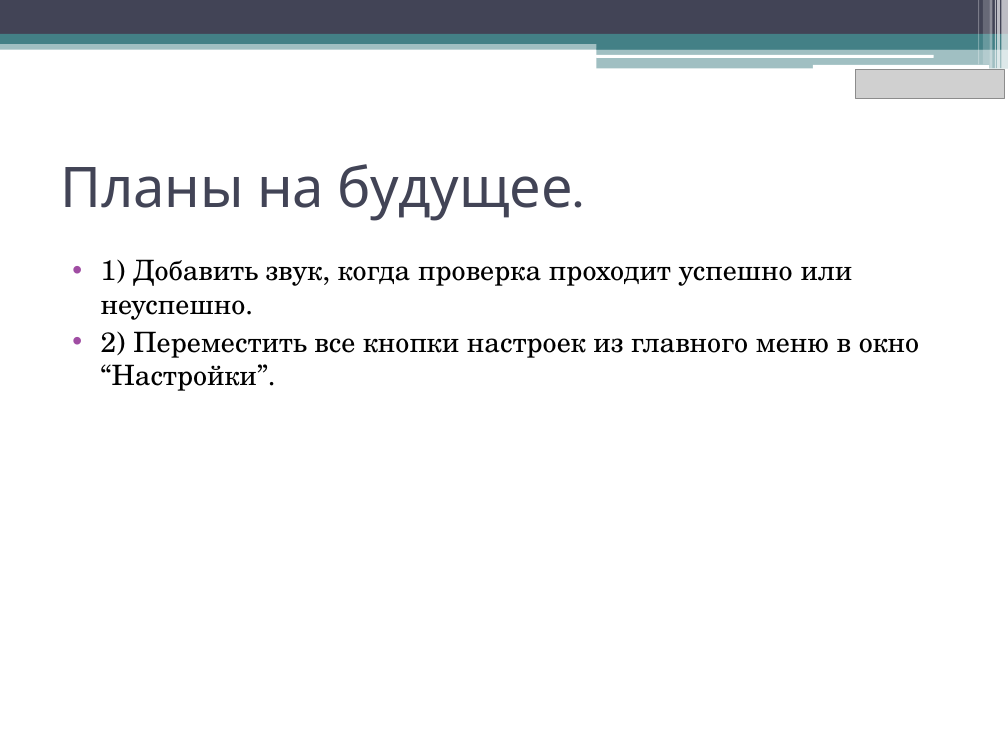
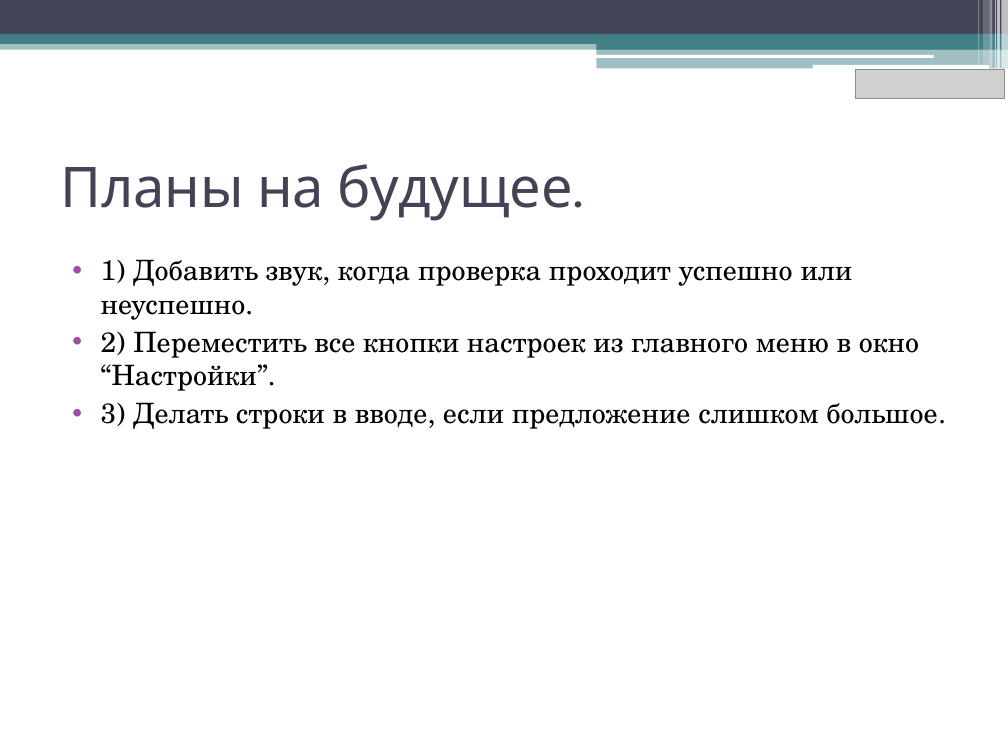
Before and after one commit to LonelySakura/Keyboard_Trainer, a slide deck: slide 7 of Презентация.pptx. Drawn at 1008x756 pixels with LibreOffice and Linux fonts; fonts in the diff are those of the drawing; grey boxes stand for pictures. Boxes give left, top, right and bottom in pixels: in the first picture for what was removed or moved away, otherwise in the second. Text is boxed around its words. In the diff, an @@ line names an element or a change of style, - is before the commit and + after.

```diff
--- a/Презентация.pptx
+++ b/Презентация.pptx
@@ text at <box>101,402,938,429</box>: paragraph added @@
+• 3) Делать строки в вводе, если предложение слишком большое.
```
Also in this commit, not shown: 3 other slides changed.
